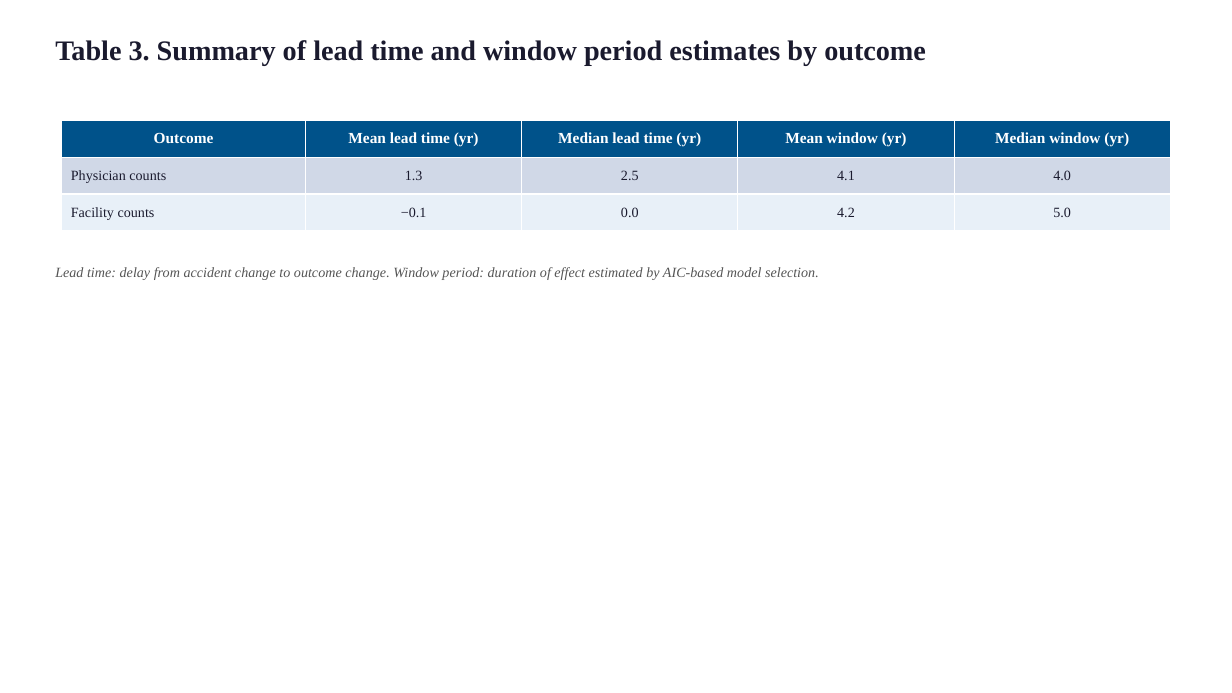
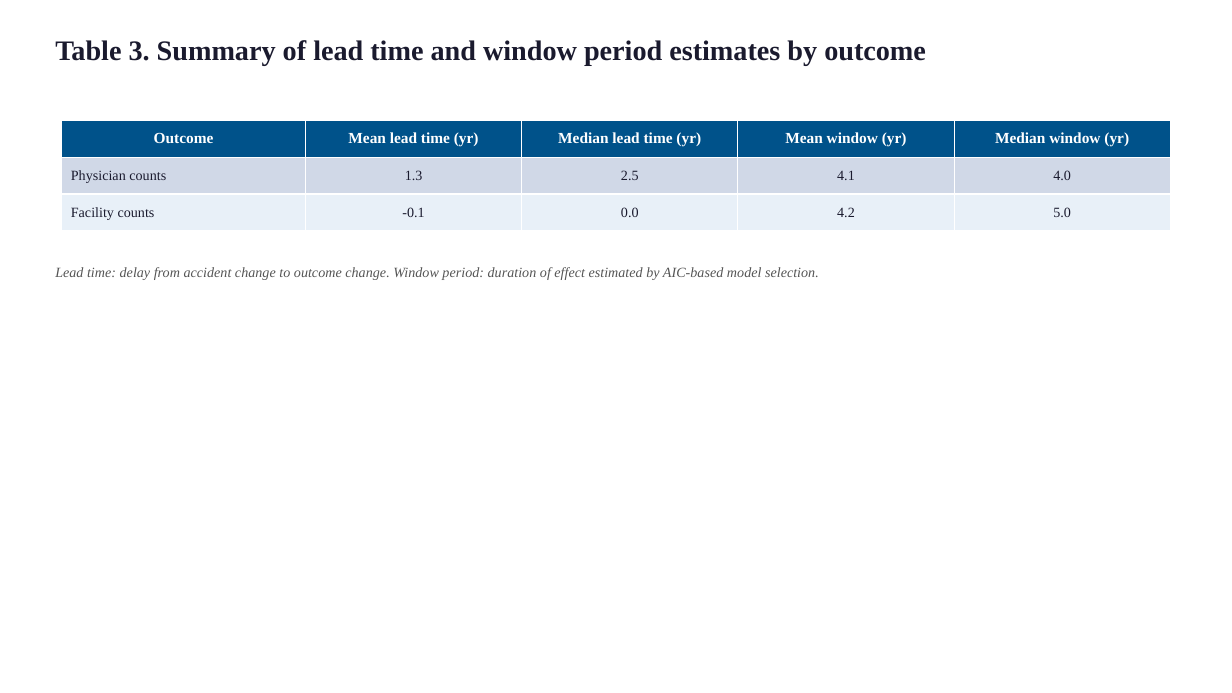
Before and after one commit to bougtoir/medical-accident-its-analysis, a slide deck: slide 12 of medical_accident_its_analysis/manuscript/bmj_figures_en.pptx. Drawn at 1232x693 pixels with LibreOffice and Linux fonts; fonts in the diff are those of the drawing. Boxes give left, top, right and bottom in pixels: in the first picture for what was removed or moved away, otherwise in the second. Text is boxed around its words. In the diff, an @@ line names an element or a change of style, - is before the commit and + after.

```diff
--- a/medical_accident_its_analysis/manuscript/bmj_figures_en.pptx
+++ b/medical_accident_its_analysis/manuscript/bmj_figures_en.pptx
@@ table at <box>62,120,1171,231</box> @@
-row 3, column 2: −0.1
+row 3, column 2: -0.1
```
Also in this commit, not shown: 7 other slides changed, 40 other files.
